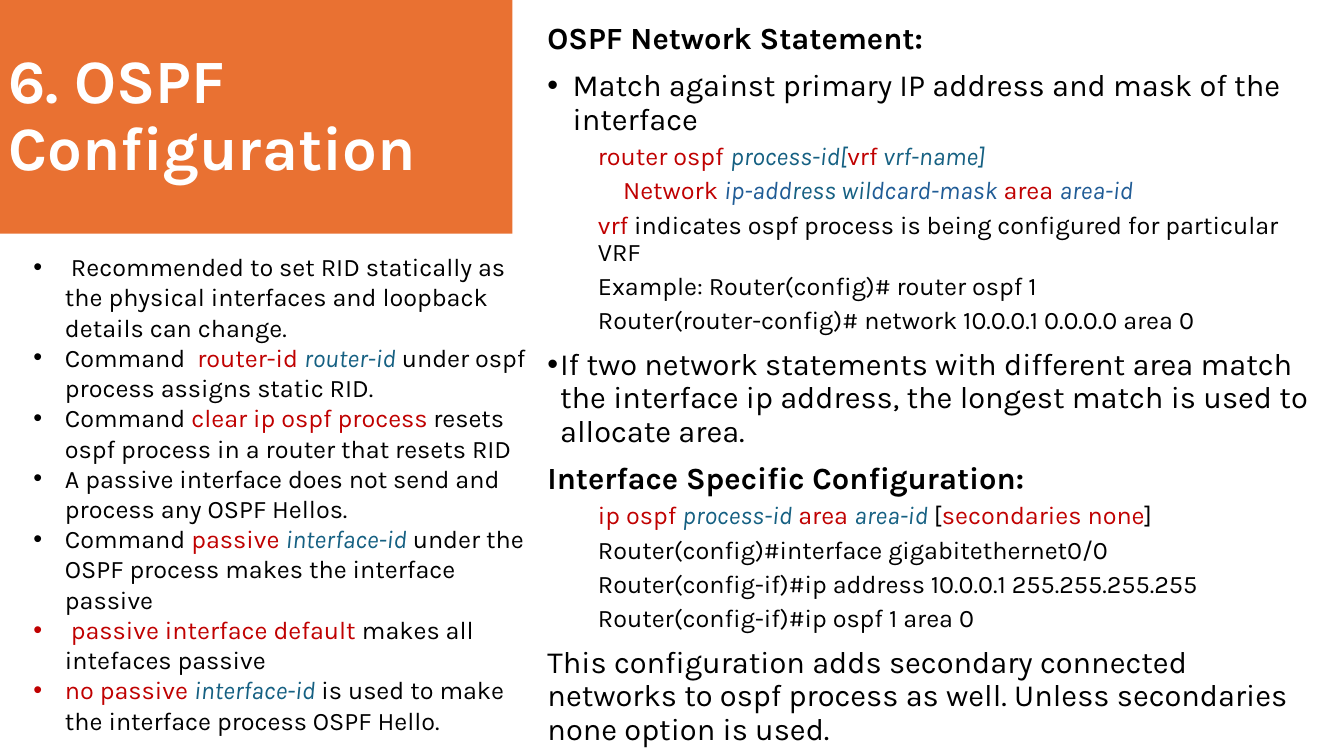
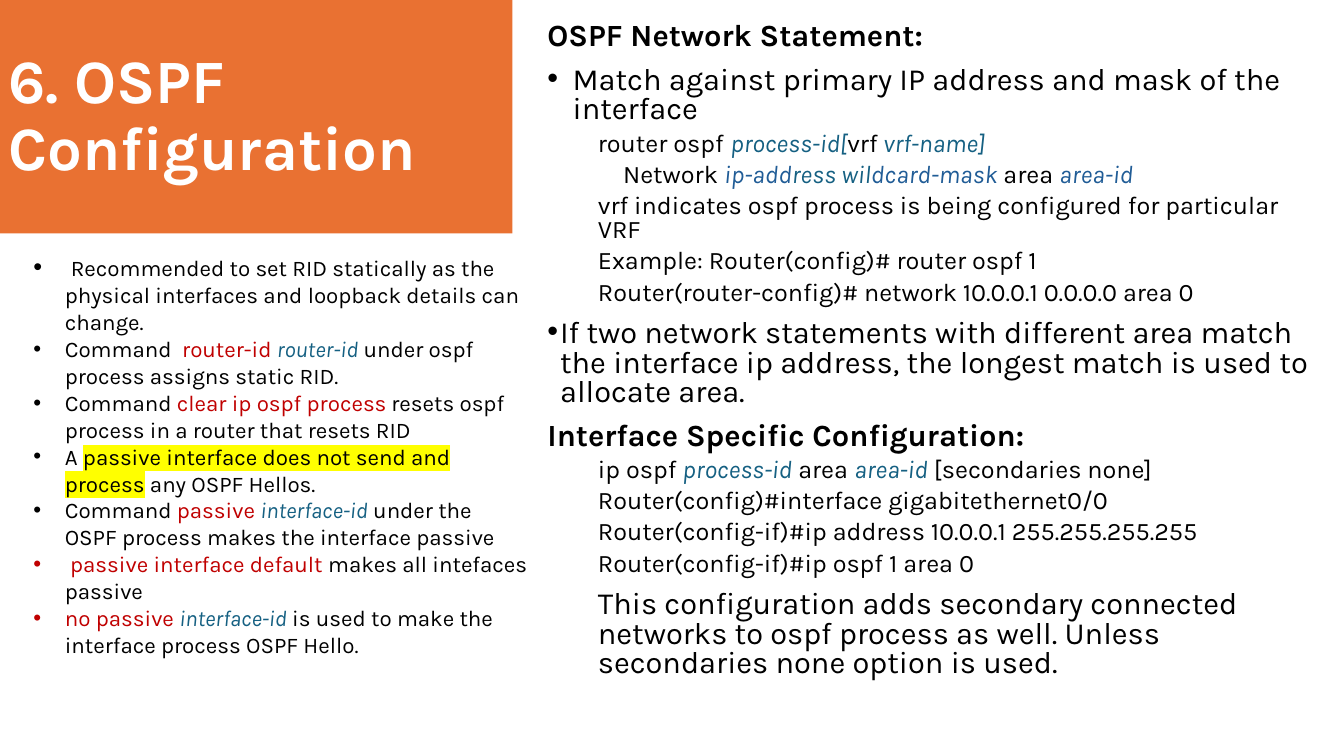
Before and after one commit to toranjungshahi/Cisco-ENCOR-Preparation, a slide deck: slide 10 of Notes/OSPF.pptx. Drawn at 1344x756 pixels with LibreOffice and Linux fonts; fonts in the diff are those of the drawing. Boxes give left, top, right and bottom in pixels: in the first picture for what was removed or moved away, otherwise in the second. Text is boxed around its words. In the diff, an @@ line names an element or a change of style, - is before the commit and + after.

```diff
--- a/Notes/OSPF.pptx
+++ b/Notes/OSPF.pptx
@@ text "OSPF Network Statement:" at [547, 25, 1307, 681]: text colour #C00000 to #000000 in "router ospf process-id[vrf", "Network area", "vrf", "ip ospf area [secondaries none]"; line spacing 0.9 to 0.8; list level 2 to 1 in "router ospf process-id[vrf vrf-name]"; list level 3 to 1 in "Network ip-address wildcard-mask area area-id"; list level 2 to 1 in "vrf indicates ospf process is ..."; list level 2 to 1 in "Example: Router(config)# router ospf 1"; list level 2 to 1 in "Router(router-config)# network 10.0.0.1 0.0.0.0 area ..."; indent changed; list level 2 to 1 in "ip ospf process-id area area-id ..."; list level 2 to 1 in "Router(config)#interface gigabitethernet0/0"; list level 2 to 1 in "Router(config-if)#ip address 10.0.0.1 255.255.255.255"; list level 2 to 1 in "Router(config-if)#ip ospf 1 area 0" @@
@@ text "Recommended to set RID statically ..." at [65, 260, 527, 659]: size 18 to 16 pt; highlight none to #FFFF00 in "passive interface does not send and process" @@
```
Also in this commit, not shown: 13 other slides changed, 6 other files.
